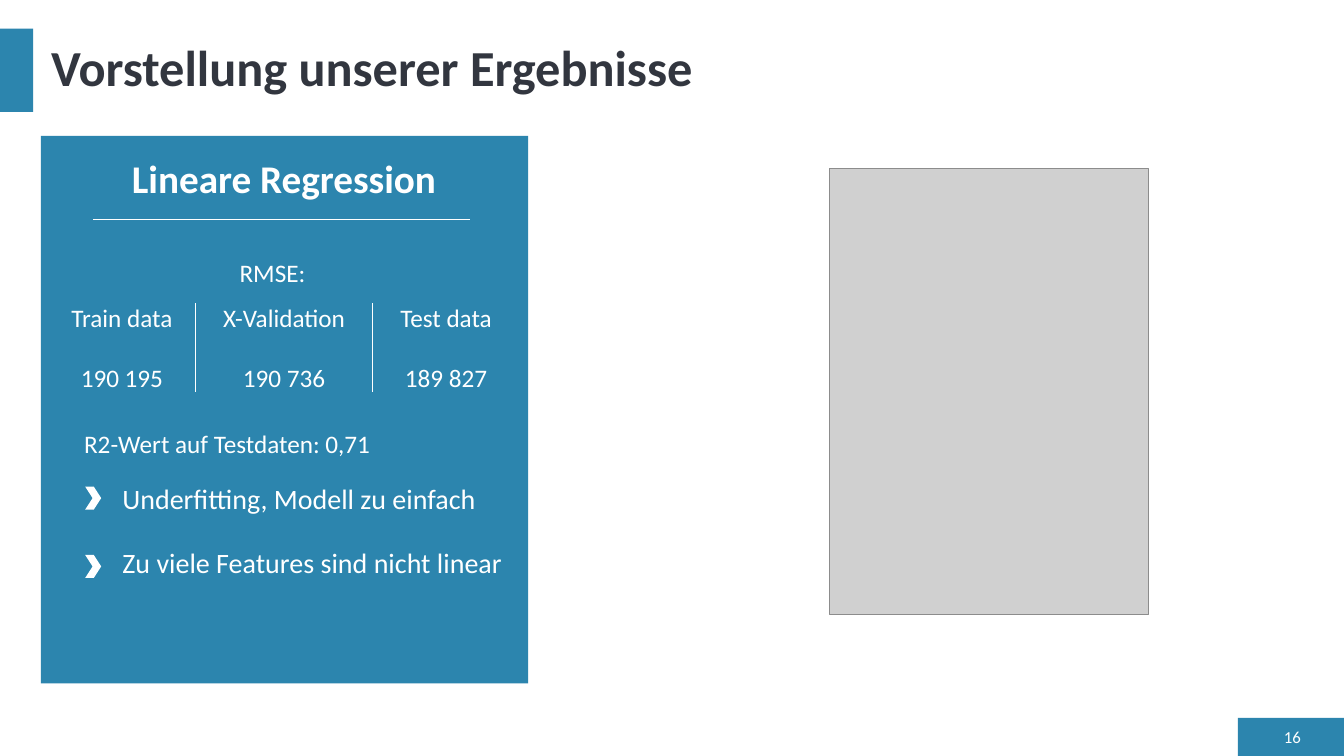
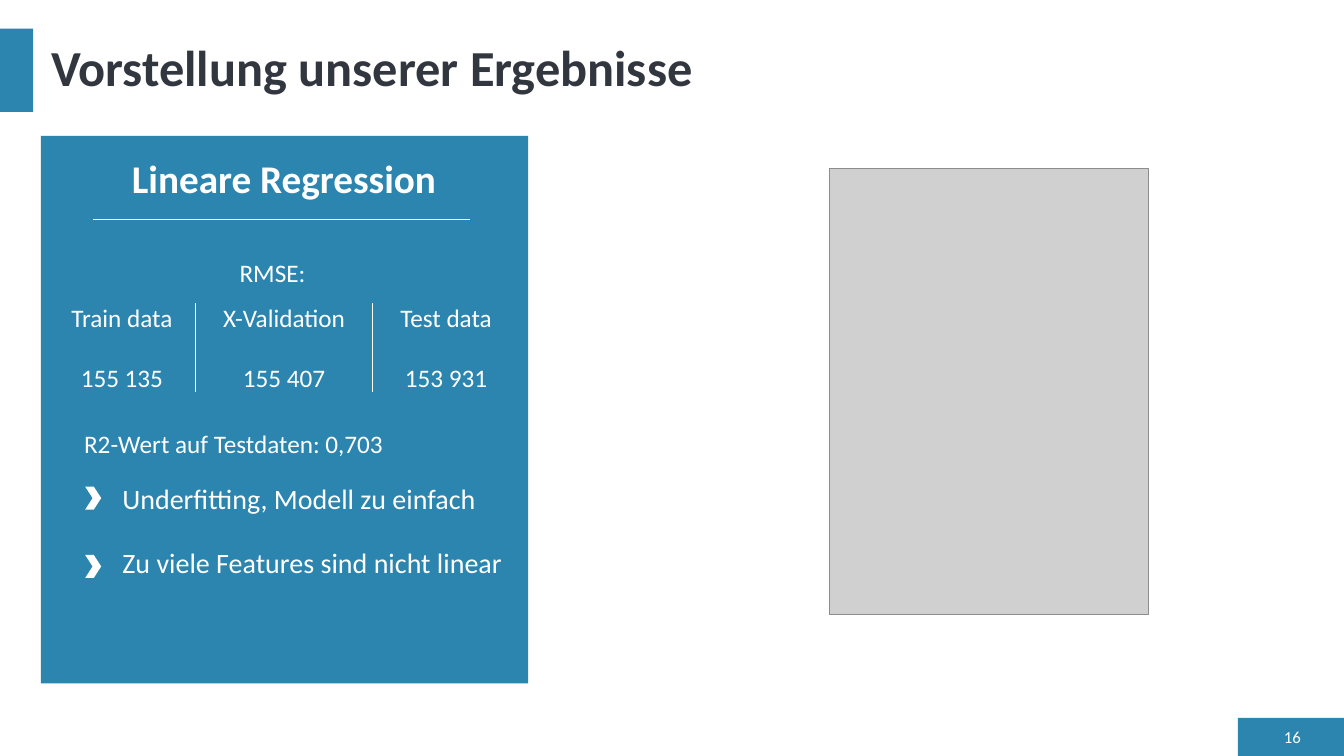
Before and after one commit to LennartFertig/DataExploration_HousePriceSeattle, a slide deck: slide 16 of project_presentation_Insight_Explorers.pptx. Drawn at 1344x756 pixels with LibreOffice and Linux fonts; fonts in the diff are those of the drawing; grey boxes stand for pictures. Boxes give left, top, right and bottom in pixels: in the first picture for what was removed or moved away, otherwise in the second. Text is boxed around its words. In the diff, an @@ line names an element or a change of style, - is before the commit and + after.

```diff
--- a/project_presentation_Insight_Explorers.pptx
+++ b/project_presentation_Insight_Explorers.pptx
@@ table at (x1=41, y1=298, x2=528, y2=418) @@
-row 2: 190 195 | 190 736 | 189 827
+row 2: 155 135 | 155 407 | 153 931
@@ text at (x1=84, y1=435, x2=382, y2=456): text changed @@
-R2-Wert auf Testdaten: 0,71
+R2-Wert auf Testdaten: 0,703
```
Also in this commit, not shown: 4 other slides changed.
